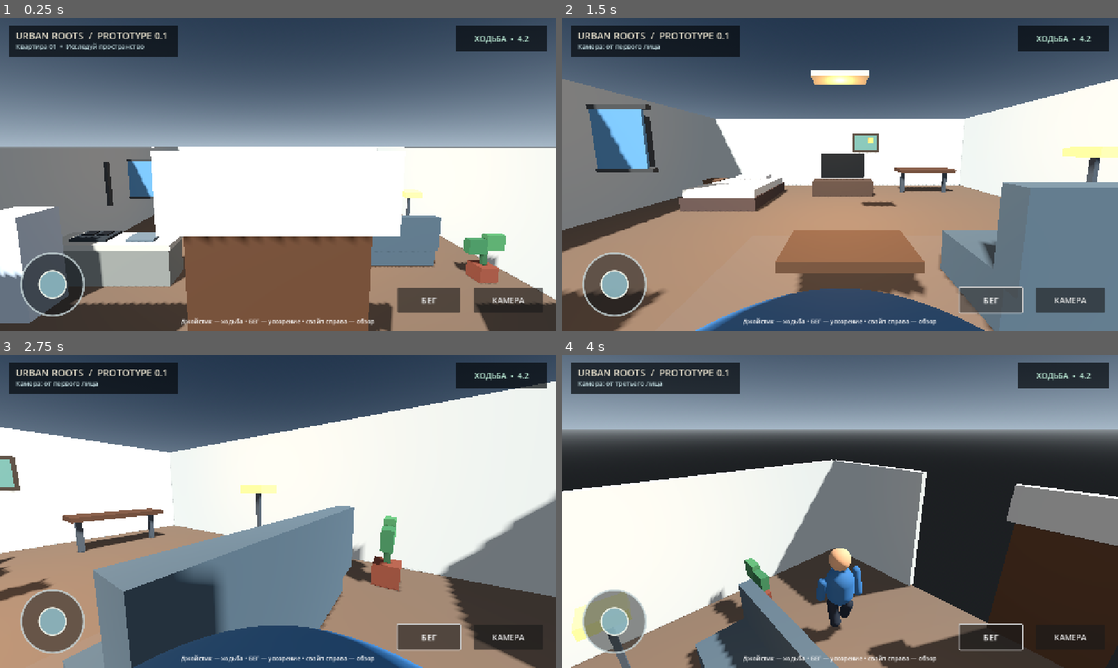
Above: before the commit, frames 1-4 (two rows, left to right).
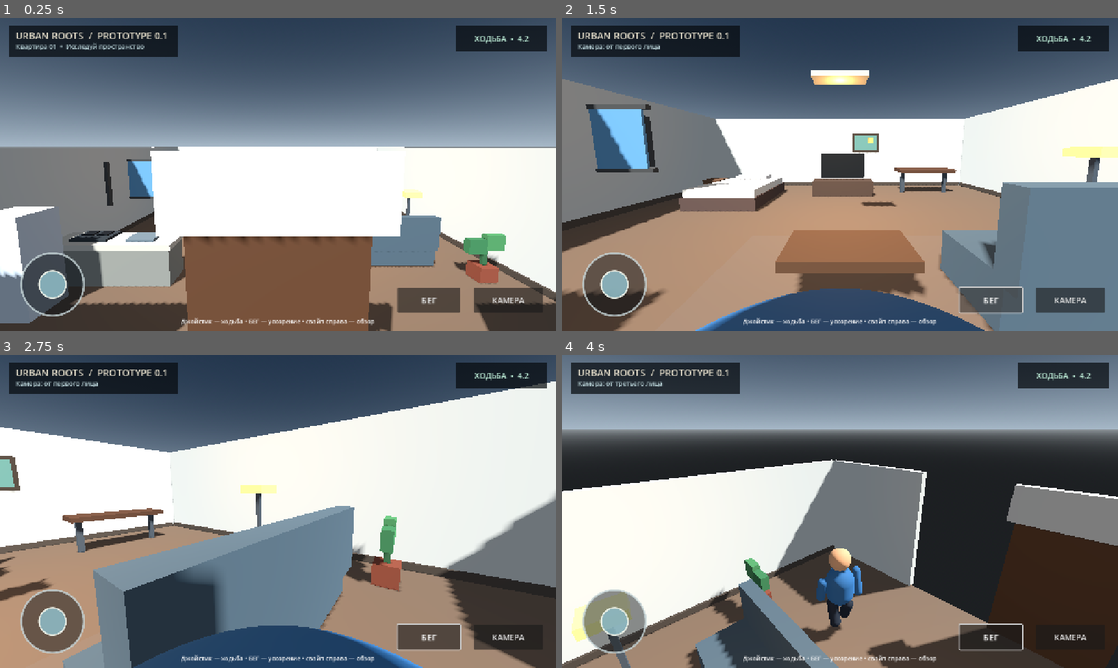
Above: after the commit, the same moments.

Repository: filesgloom-png/URBAN-ROOTS
Game: Godot game, scene res://scenes/main.tscn
Two runs of this game, one before a commit and one after it. Both use one fixed random seed, a clock stepped at 60 frames per second and the inputs below.
Inputs (mouse positions are in pixels of both pictures, inside the frame that each line leads up to):
- Up to frame 1 (0.25 s): no input
- Up to frame 2 (1.5 s): click "КАМЕРА" at 0.5 s; click "БЕГ" at 1.25 s
- Up to frame 3 (2.75 s): tap Enter at 2 s; drag from (50, 621) to (333, 442) at 2.02 s
- Up to frame 4 (4 s): drag from (728, 527) to (812, 574) at 2.77 s; tap Space at 3.5 s; move the mouse to (895, 442) at 3.52 s; hold D (move_right) from 3.53 s (still down); tap V at 3.6 s

The runs differ from the first frame. In frame 1, 0.5% of the frame differs, in the area x 21-100%, y 61-91%; in frame 2, 0.7%; in frame 3, 1.5%, in the area x 0-100%, y 53-78%; in frame 4, 1.0%.

Commit message:
Add apartment wall baseboards

Diff:
--- a/scripts/main.gd
+++ b/scripts/main.gd
@@ -89,6 +89,9 @@
 	_box(self, "FrontWallLeft", Vector3(3.2, ROOM_SIZE.y, 0.2), Vector3(-4.4, ROOM_SIZE.y / 2.0, ROOM_SIZE.z / 2.0), wall_mat)
 	_box(self, "FrontWallRight", Vector3(3.2, ROOM_SIZE.y, 0.2), Vector3(4.4, ROOM_SIZE.y / 2.0, ROOM_SIZE.z / 2.0), wall_mat)
 	_box(self, "DoorHeader", Vector3(2.0, 0.7, 0.2), Vector3(0, 2.85, ROOM_SIZE.z / 2.0), wall_mat)
+	_box(self, "BackWallBaseboard", Vector3(11.6, 0.16, 0.06), Vector3(0, 0.08, -5.86), Color(0.29, 0.25, 0.21), false)
+	_box(self, "LeftWallBaseboard", Vector3(0.06, 0.16, 11.6), Vector3(-5.86, 0.08, 0), Color(0.29, 0.25, 0.21), false)
+	_box(self, "RightWallBaseboard", Vector3(0.06, 0.16, 11.6), Vector3(5.86, 0.08, 0), Color(0.29, 0.25, 0.21), false)
 	_box(self, "Door", Vector3(1.7, 2.5, 0.08), Vector3(0, 1.25, 5.88), Color(0.34, 0.22, 0.14), false)
 	_box(self, "BedBase", Vector3(2.1, 0.35, 2.8), Vector3(-3.4, 0.2, -3.1), Color(0.32, 0.25, 0.22))
 	_box(self, "Mattress", Vector3(2.0, 0.22, 2.65), Vector3(-3.4, 0.48, -3.1), Color(0.85, 0.83, 0.77), false)
